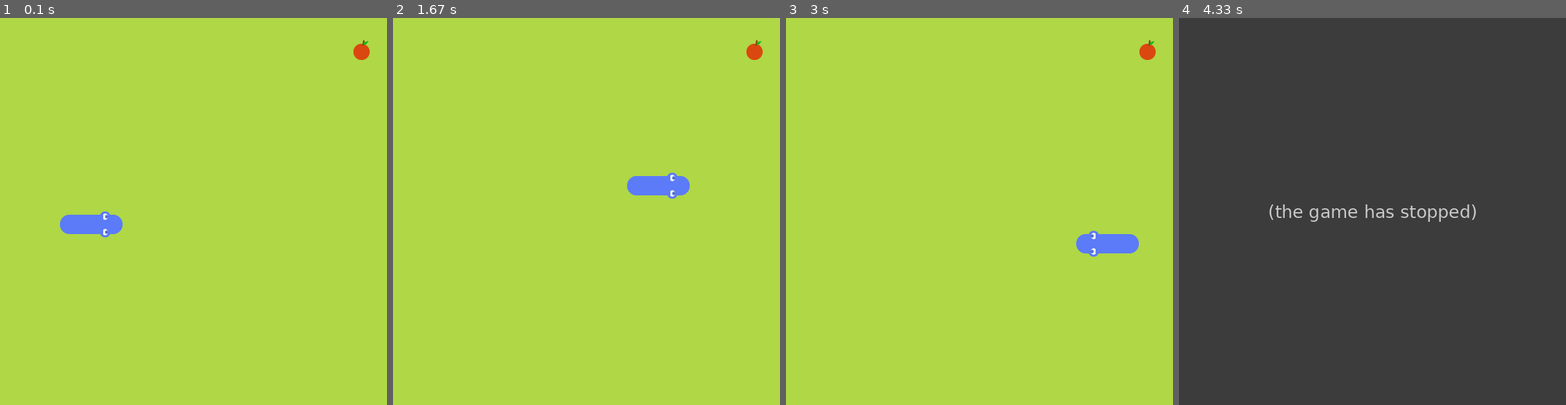
Above: before the commit, frames 1-4 (left to right).
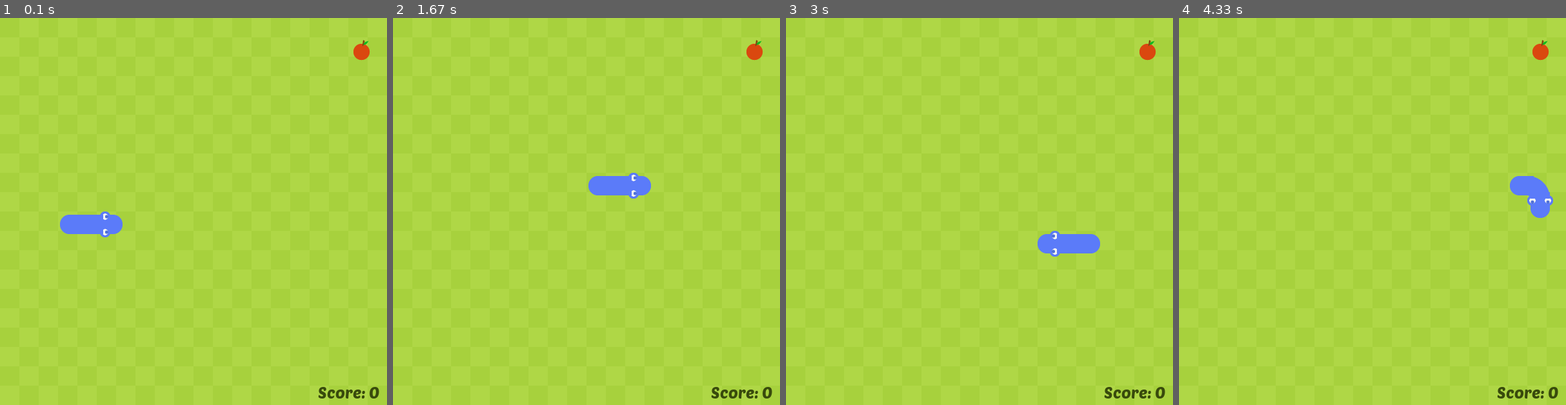
Above: after the commit, the same moments.

Repository: VHMachado/Snake.pygame
Game: pygame game, started from main.py
The game is run twice, just before and just after one commit, with the same random seed, the same clock (stepped at 60 frames per second) and the same inputs.
Inputs:
- Up to frame 1 (0.1 s): no input
- Up to frame 2 (1.67 s): hold Right 0.33-0.8 s; hold Up 0.83-1.13 s; hold Right 1.17-1.63 s
- Up to frame 3 (3 s): hold Down 2.23-2.53 s; hold Left 2.57-2.97 s
- Up to frame 4 (4.33 s): hold Up 3-3.37 s; hold Right 3.4-4.03 s; hold Down from 4.07 s (still down)

The runs differ from the first frame. In frame 1, 0.2% of the frame differs, in the area x 82-98%, y 95-99%; in frame 2, 1.4%; in frame 3, 1.4%; in frame 4, 100%, in the area x 0-100%, y 0-100%.
Before the commit the program exited at 4.05 s; later frames show no game.

Commit message:
Fully functional game!

Diff:
--- a/main.py
+++ b/main.py
@@ -4,7 +4,7 @@
 class SNAKE:
     def __init__(self):
         self.body = [Vector2(5,10), Vector2(4,10), Vector2(3,10)]
-        self.direction = Vector2(1,0)
+        self.direction = Vector2(0,0)
         self.grow_snake = False
 
         self.UP = Vector2(0,-1)
@@ -29,6 +29,8 @@
         self.body_tl = pygame.image.load('Graphics/body_tl.png').convert_alpha()
         self.body_br = pygame.image.load('Graphics/body_br.png').convert_alpha()
         self.body_bl = pygame.image.load('Graphics/body_bl.png').convert_alpha()
+
+        self.crunch_sound = pygame.mixer.Sound('./Sound/crunch.wav')
 
     def draw_snake(self):
         for index, block in enumerate(self.body):
@@ -44,8 +46,6 @@
                 self.update_tail_graphics(snake_rect)
             else:
                 self.update_body_graphics(snake_rect, index, block)
-                # pygame.draw.rect(screen, (183,111,122), snake_rect)
-
 
     def update_head_graphics(self, rect):
         head_relation = self.body[0] - self.body[1]
@@ -86,6 +86,13 @@
     def add_block(self):
         self.grow_snake = True
 
+    def play_crunch_sound(self):
+        self.crunch_sound.play()
+
+    def reset(self):
+        self.body = [Vector2(5,10), Vector2(4,10), Vector2(3,10)]
+        self.direction = Vector2(0,0)
+
 class FRUIT:
     def __init__(self):
         self.randomize_position()
@@ -100,10 +107,6 @@
 
         screen.blit(self.apple, fruit_rect)
 
-        # Draw the apple as an rectangle
-        # pygame.draw.rect(screen, (126,166,114), fruit_rect)
-
-
     def randomize_position(self):
         self.x = random.randint(0, cell_number - 1)
         self.y = random.randint(0, cell_number - 1)
@@ -113,6 +116,7 @@
     def __init__(self):
         self.snake = SNAKE()
         self.fruit = FRUIT()
+        self.game_font = pygame.font.Font('./Font/PoetsenOne-Regular.ttf', 25)
 
     def update(self):
         self.snake.move_snake()
@@ -120,13 +124,53 @@
         self.check_game_over()
 
     def draw_elements(self):
+        self.draw_grass()
         self.fruit.draw_fruit()
         self.snake.draw_snake()
+        self.draw_score()
 
     def check_collision(self):
         if self.fruit.pos == self.snake.body[0]:
             self.fruit.randomize_position()
             self.snake.add_block()
+            self.snake.play_crunch_sound()
+
+            for block in self.snake.body[1:]:
+                if block == self.fruit.pos:
+                    self.fruit.randomize_position()
+
+    def draw_grass(self):
+        grass_color = (167, 209, 61)
+        for row in range(cell_number):
+            if row % 2 == 0:
+                for col in range(cell_number):
+                    if col % 2 == 0:
+                        x = int(col * cell_size)
+                        y = int(row * cell_size)
+                        w = h = cell_size
+                        grass_rect_size = (x, y, w, h)
+                        grass_rect = pygame.Rect(grass_rect_size)
+                        pygame.draw.rect(screen, grass_color, grass_rect)
+            else:
+                for col in range(cell_number):
+                    if col % 2 != 0:
+                        x = int(col * cell_size)
+                        y = int(row * cell_size)
+                        w = h = cell_size
+                        grass_rect_size = (x, y, w, h)
+                        grass_rect = pygame.Rect(grass_rect_size)
+                        pygame.draw.rect(screen, grass_color, grass_rect)
+
+    def draw_score(self):
+        # The score is the snake body's length minus three, it's base size
+        score = str(len(self.snake.body) - 3)
+        score_surface = self.game_font.render(f'Score: {score}', True, (56, 74, 12))
+
+        x = int(cell_size * cell_number - 60)
+        y = int(cell_size * cell_number - 20)
+
+        score_rect = score_surface.get_rect(center = (x, y))
+        screen.blit(score_surface, score_rect)
 
     def check_game_over(self):
         if not 0 <= self.snake.body[0].x < cell_number or not 0 <= self.snake.body[0].y < cell_number:
@@ -137,9 +181,9 @@
                 self.game_over()
 
     def game_over(self):
-        pygame.quit()
-        sys.exit()
-
+        self.snake.reset()
+
+pygame.mixer.pre_init(44100, -16, 2, 512)
 pygame.init()
 
 cell_size = 30
--- /dev/null
+++ b/thanks.txt
@@ -0,0 +1,2 @@
+Thanks XtremeFreddy for the game music loop sounds.
+Thanks FoxBoyTails for the game start sond.
Not shown, added: Sound/game-music-loop-1.mp3
Not shown, added: Sound/game-music-loop-6.mp3
Not shown, added: Sound/game-start.mp3
